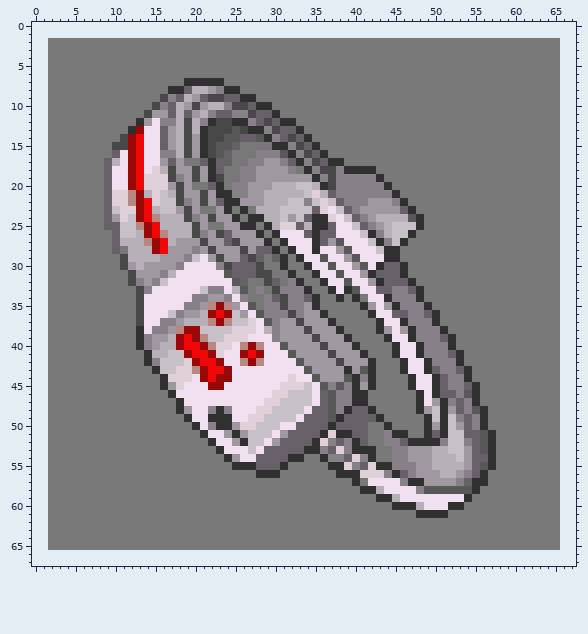
A sprite sheet gets an edit: 画像/アイテム/腕輪.png. This is how it looked before the edit.
The file is 64x64 pixels. The old version is drawn lined up with the new one, on the new canvas.
Once edited:
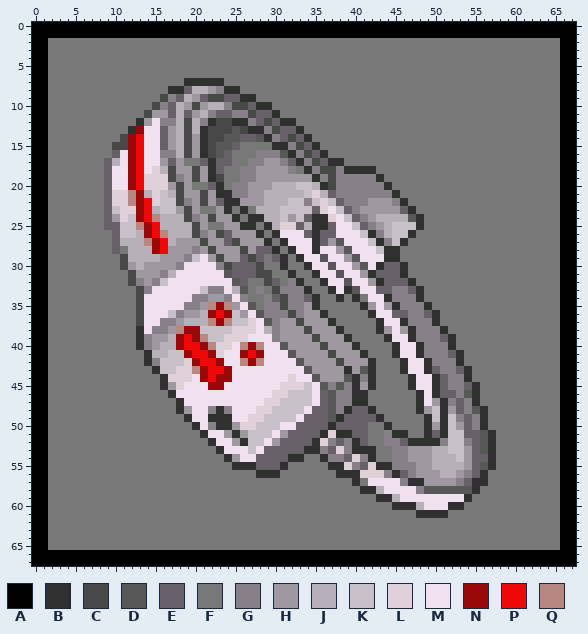
Palette (. is transparent): A #000000  B #303030  C #484848  D #585858  E #686068  F #787878  G #888088  H #a098a0  J #b8b0b8  K #c8c0c8  L #e0d0d8  M #f0e0f0  N #980808  P #f00808  Q #b88880
Changes in this commit:
canvas 64x64 -> 68x68, the old top-left corner now at 2,2
Changed rows in their new state; - is an unchanged pixel.
first column x 0:
 0 AAAAAAAAAAAAAAAAAAAAAAAAAAAAAAAAAAAAAAAAAAAAAAAAAAAAAAAAAAAAAAAAAAAA
 1 AAAAAAAAAAAAAAAAAAAAAAAAAAAAAAAAAAAAAAAAAAAAAAAAAAAAAAAAAAAAAAAAAAAA
 2 AA----------------------------------------------------------------AA
 3 AA----------------------------------------------------------------AA
 4 AA----------------------------------------------------------------AA
 5 AA----------------------------------------------------------------AA
 6 AA----------------------------------------------------------------AA
 7 AA----------------------------------------------------------------AA
 8 AA----------------------------------------------------------------AA
 9 AA----------------------------------------------------------------AA
10 AA----------------------------------------------------------------AA
11 AA----------------------------------------------------------------AA
12 AA----------------------------------------------------------------AA
13 AA----------------------------------------------------------------AA
14 AA----------------------------------------------------------------AA
15 AA----------------------------------------------------------------AA
16 AA----------------------------------------------------------------AA
17 AA----------------------------------------------------------------AA
18 AA----------------------------------------------------------------AA
19 AA----------------------------------------------------------------AA
20 AA----------------------------------------------------------------AA
21 AA----------------------------------------------------------------AA
22 AA----------------------------------------------------------------AA
23 AA----------------------------------------------------------------AA
24 AA----------------------------------------------------------------AA
25 AA----------------------------------------------------------------AA
26 AA----------------------------------------------------------------AA
27 AA----------------------------------------------------------------AA
28 AA----------------------------------------------------------------AA
29 AA----------------------------------------------------------------AA
30 AA----------------------------------------------------------------AA
31 AA----------------------------------------------------------------AA
32 AA----------------------------------------------------------------AA
33 AA----------------------------------------------------------------AA
34 AA----------------------------------------------------------------AA
35 AA----------------------------------------------------------------AA
36 AA----------------------------------------------------------------AA
37 AA----------------------------------------------------------------AA
38 AA----------------------------------------------------------------AA
39 AA----------------------------------------------------------------AA
40 AA----------------------------------------------------------------AA
41 AA----------------------------------------------------------------AA
42 AA----------------------------------------------------------------AA
43 AA----------------------------------------------------------------AA
44 AA----------------------------------------------------------------AA
45 AA----------------------------------------------------------------AA
46 AA----------------------------------------------------------------AA
47 AA----------------------------------------------------------------AA
48 AA----------------------------------------------------------------AA
49 AA----------------------------------------------------------------AA
50 AA----------------------------------------------------------------AA
51 AA----------------------------------------------------------------AA
52 AA----------------------------------------------------------------AA
53 AA----------------------------------------------------------------AA
54 AA----------------------------------------------------------------AA
55 AA----------------------------------------------------------------AA
56 AA----------------------------------------------------------------AA
57 AA----------------------------------------------------------------AA
58 AA----------------------------------------------------------------AA
59 AA----------------------------------------------------------------AA
60 AA----------------------------------------------------------------AA
61 AA----------------------------------------------------------------AA
62 AA----------------------------------------------------------------AA
63 AA----------------------------------------------------------------AA
64 AA----------------------------------------------------------------AA
65 AA----------------------------------------------------------------AA
66 AAAAAAAAAAAAAAAAAAAAAAAAAAAAAAAAAAAAAAAAAAAAAAAAAAAAAAAAAAAAAAAAAAAA
67 AAAAAAAAAAAAAAAAAAAAAAAAAAAAAAAAAAAAAAAAAAAAAAAAAAAAAAAAAAAAAAAAAAAA
Changed places in both pictures, as pixel boxes (x1, y1, x2, y2):
added: (32, 22, 576, 566)
